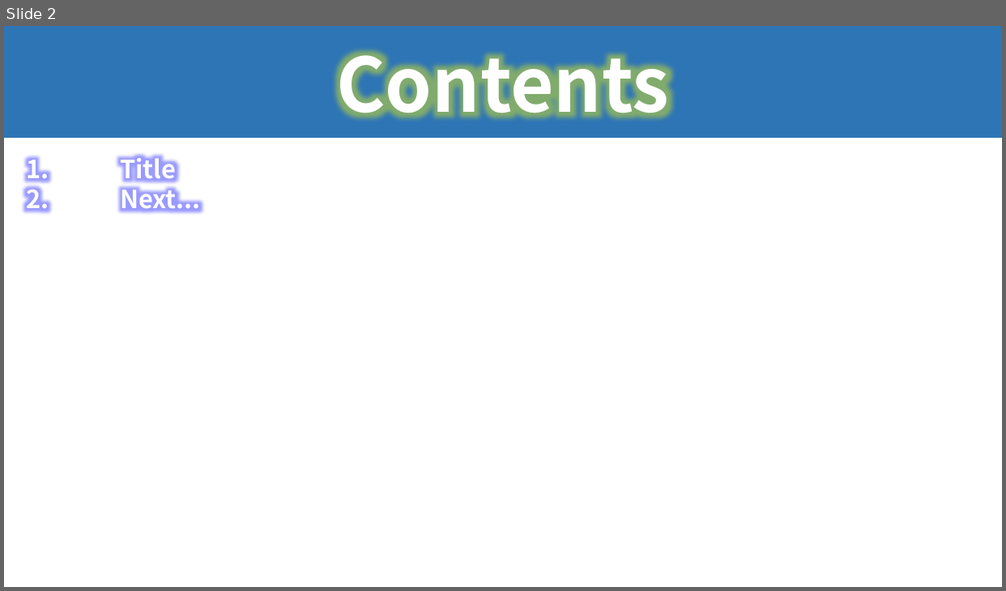
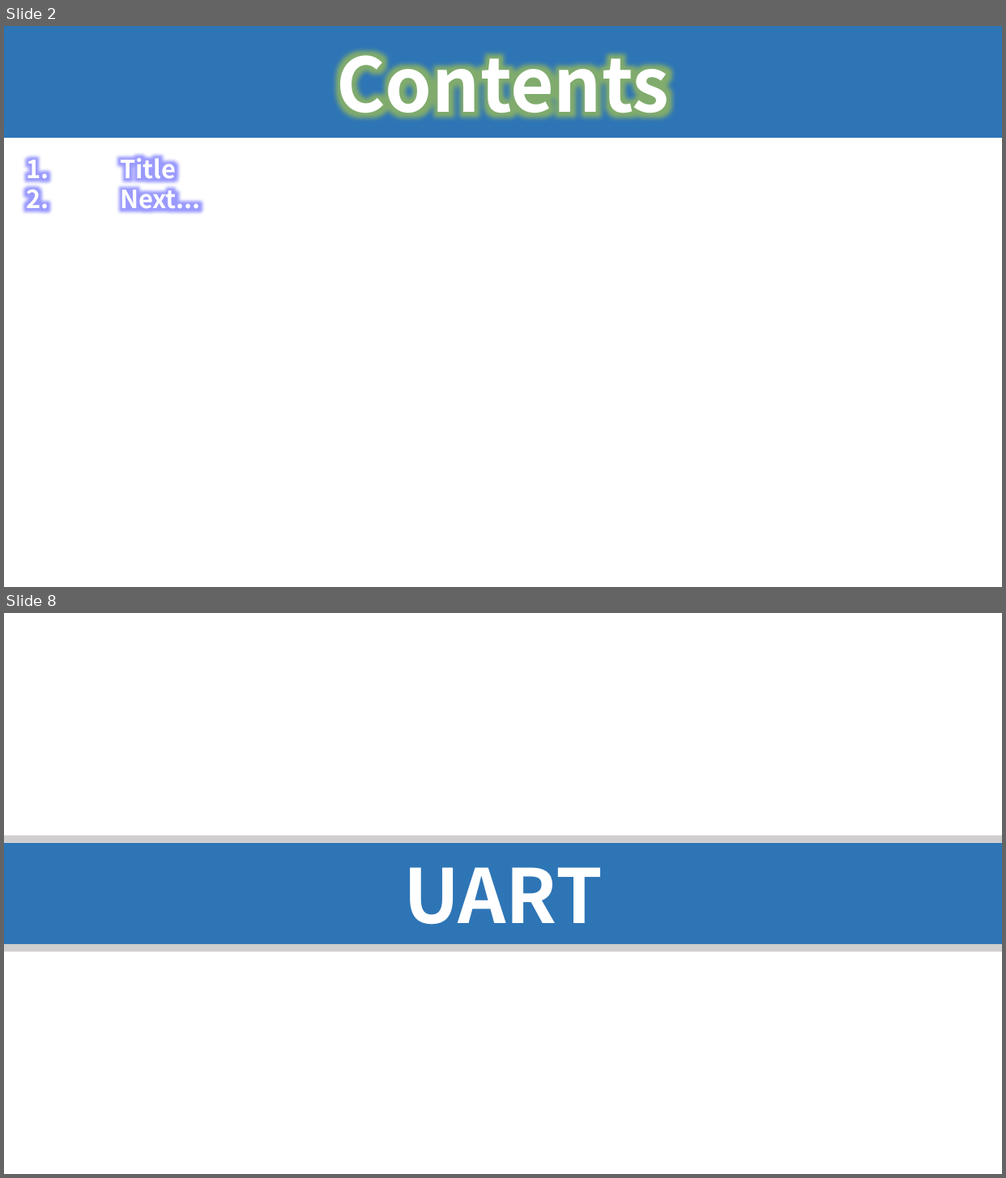
Before and after one commit to seonghokim/Study, a slide deck: Study Material/Firmware Explanation.pptx. Shown one above the other, each under a label of ours: slide 2 before the commit, slides 2 and 8 after it; the slides between them are not shown. The pictures are 1006x591 and 1006x1178 pixels, drawn with LibreOffice and Linux fonts; fonts in the diff are those of the drawing. Boxes give left, top, right and bottom in pixels: in the first picture for what was removed or moved away, otherwise in the second. Text is boxed around its words. In the diff, an @@ line names an element or a change of style, - is before the commit and + after.

```diff
--- a/Study Material/Firmware Explanation.pptx
+++ b/Study Material/Firmware Explanation.pptx
@@ slide 8 added at box(4, 613, 1002, 1174), background #FFFFFF @@
@@ rectangle added at box(4, 843, 1002, 944), fill #2E75B6, 72 pt, text #FFFFFF, bold @@
+UART
@@ rectangle added at box(4, 835, 1002, 843), fill #D0CECE @@
@@ rectangle added at box(4, 944, 1002, 952), fill #D0CECE @@
```
Also in this commit, not shown: 10 other slides added.
